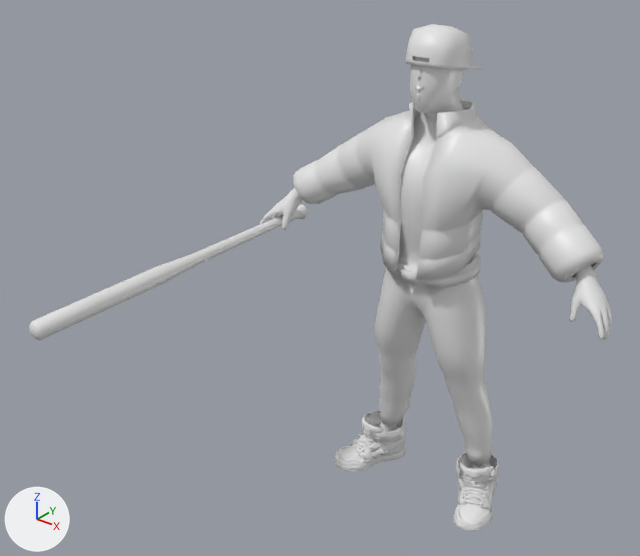
Before and after pictures for a commit that changed the FBX model PaladinUnityProject/Paladin/Assets/FBX/PaladinDrip.fbx.
Both versions are drawn from a 50 mm camera at (3.98, -6.71, 6.24) aimed at (-0.3, -1.36, 2.92). Arrows for +X, +Y and +Z are at lower left; the lights stay in place. Where no turn or scale is listed for an object, it has been applied to the vertices.

In view in the first picture: 'meshPaladin.002', 'meshSword'.
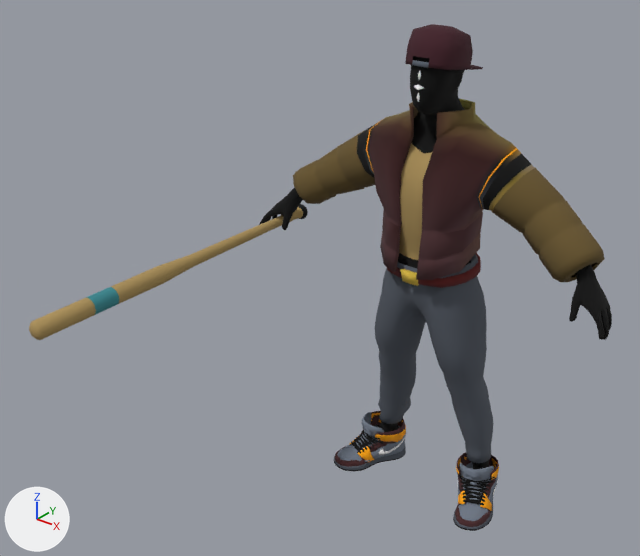
Patch to the scene script:
```diff
--- a/PaladinUnityProject/Paladin/Assets/FBX/PaladinDrip.fbx.py
+++ b/PaladinUnityProject/Paladin/Assets/FBX/PaladinDrip.fbx.py
@@ img_texpaladin_png @@
+img_texpaladin_png = load_image('texPaladin.png', '../Paladin/Textures/texPaladin.png', 4, 4, 'sRGB')
@@ mat_matpaladin_001 @@
 mat_matpaladin_001 = principled_material('matPaladin.001')
-mat_matpaladin_001.base_color = (0.8, 0.8, 0.8)  # white #e7e7e7
-mat_matpaladin_001.roughness = 0.4
+mat_matpaladin_001.texture = img_texpaladin_png
+mat_matpaladin_001.roughness = 1.0
@@ me_meshpaladin_002 @@
 # used by ob_meshpaladin_002; location = (0.0, 0.0, 0.0)
-me_meshpaladin_002.from_pydata(...)  # 8121 vertices, 10408 faces; spans x -1.87..1.87, y -0.5..0.47, z 0.0..4.91
+me_meshpaladin_002.from_pydata(...)  # 8187 vertices, 10474 faces; spans x -1.87..1.87, y -0.5..0.47, z 0.0..4.91
+# me_meshpaladin_002 part 1
+# 22 faces are deleted
+# 66 vertices are added at x -0.76..0.76, y -0.25..0.34, z 3.36..3.92
+# 88 new faces join them
+# me_meshpaladin_002 part 2: 344 kept faces spanning x -1.62..1.65, y -0.47..0.36, z 2.92..4.1 get new texture (UV) coordinates
 me_meshpaladin_002.materials.append(mat_matpaladin_001)
```

What differs and where, as boxes [x1, y1, x2, y2] in the pictures (640 x 556 px):
'meshPaladin.002', surface changed
    both: [259, 24, 612, 531]
'meshSword', surface changed (white to brown)
    both: [29, 204, 308, 340]
part 1 of me_meshpaladin_002, built on
    both: [357, 118, 531, 210]
part 2 of me_meshpaladin_002, surface changed (white to brown)
    both: [293, 114, 605, 282]
